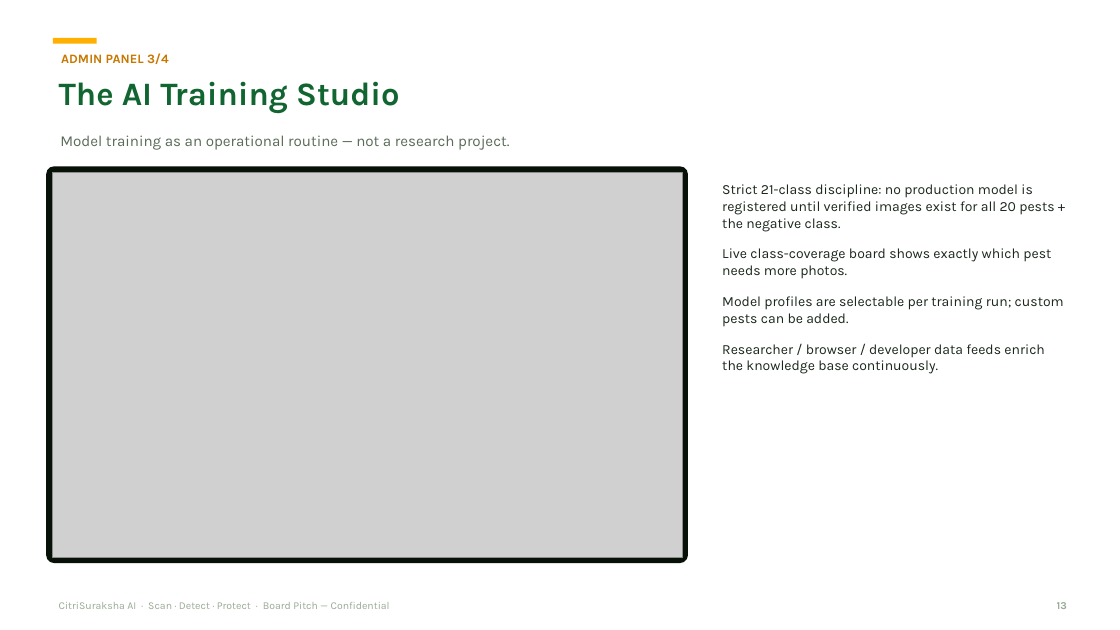
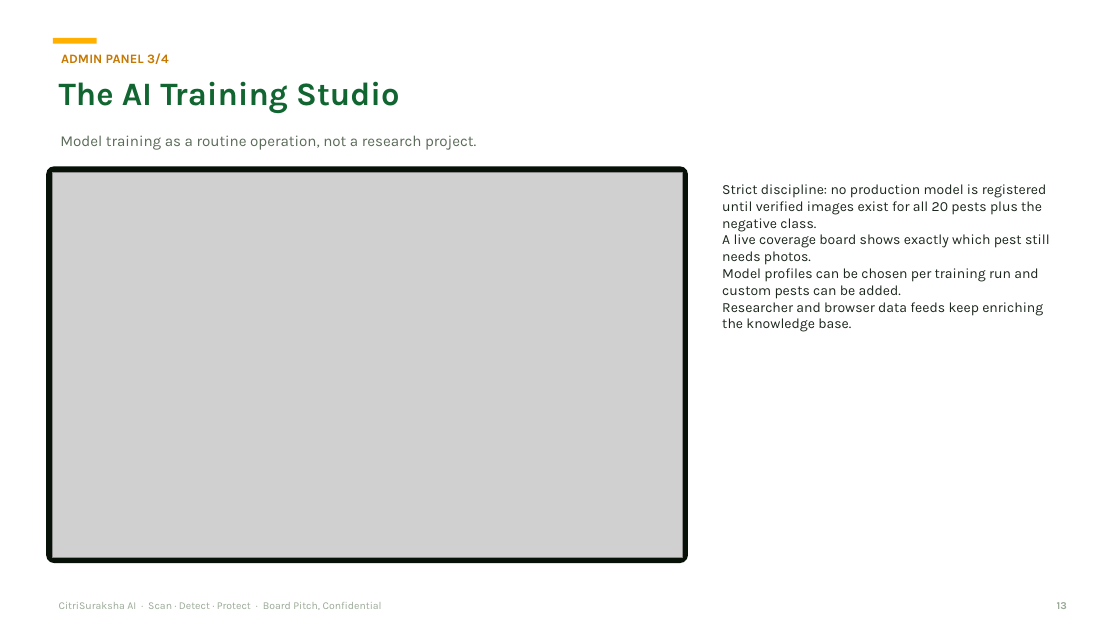
Before and after one commit to jagthapsaurabh/citrisurksha_ai, a slide deck: slide 13 of docs/pitch/CitriSuraksha_AI_Board_Pitch.pptx. Drawn at 1120x630 pixels with LibreOffice and Linux fonts; fonts in the diff are those of the drawing; grey boxes stand for pictures. Boxes give left, top, right and bottom in pixels: in the first picture for what was removed or moved away, otherwise in the second. Text is boxed around its words. In the diff, an @@ line names an element or a change of style, - is before the commit and + after.

Commit message:
Board deck copy: human voice, no versions/counts, ops line removed, no em-dashes (humanize_deck.py, idempotent)

```diff
--- a/docs/pitch/CitriSuraksha_AI_Board_Pitch.pptx
+++ b/docs/pitch/CitriSuraksha_AI_Board_Pitch.pptx
@@ text at box(60, 135, 476, 150): text changed @@
-Model training as an operational routine — not a research project.
+Model training as a routine operation, not a research project.
@@ text at box(722, 184, 1050, 332): text changed @@
-Strict 21-class discipline: no production model is registered until verified images exist for all 20 pests + the negative class.
-Live class-coverage board shows exactly which pest needs more photos.
-Model profiles are selectable per training run; custom pests can be added.
-Researcher / browser / developer data feeds enrich the knowledge base continuously.
+Strict discipline: no production model is registered until verified images exist for all 20 pests plus the negative class.
+A live coverage board shows exactly which pest still needs photos.
+Model profiles can be chosen per training run and custom pests can be added.
+Researcher and browser data feeds keep enriching the knowledge base.
@@ text at box(59, 602, 382, 610): text changed @@
-CitriSuraksha AI · Scan · Detect · Protect · Board Pitch — Confidential
+CitriSuraksha AI · Scan · Detect · Protect · Board Pitch, Confidential
```
Also in this commit, not shown: 25 other slides changed, 1 other file.
